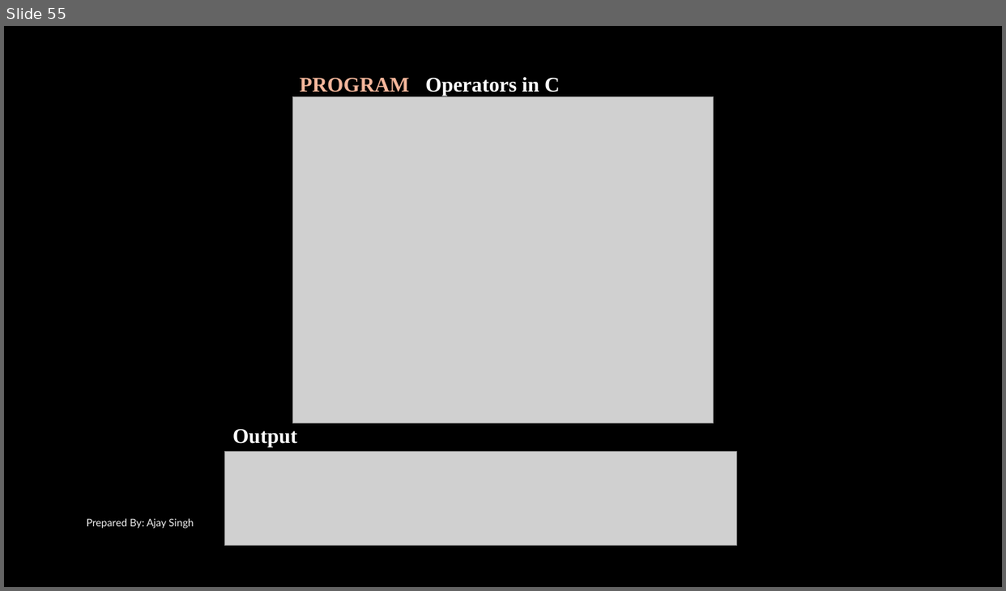
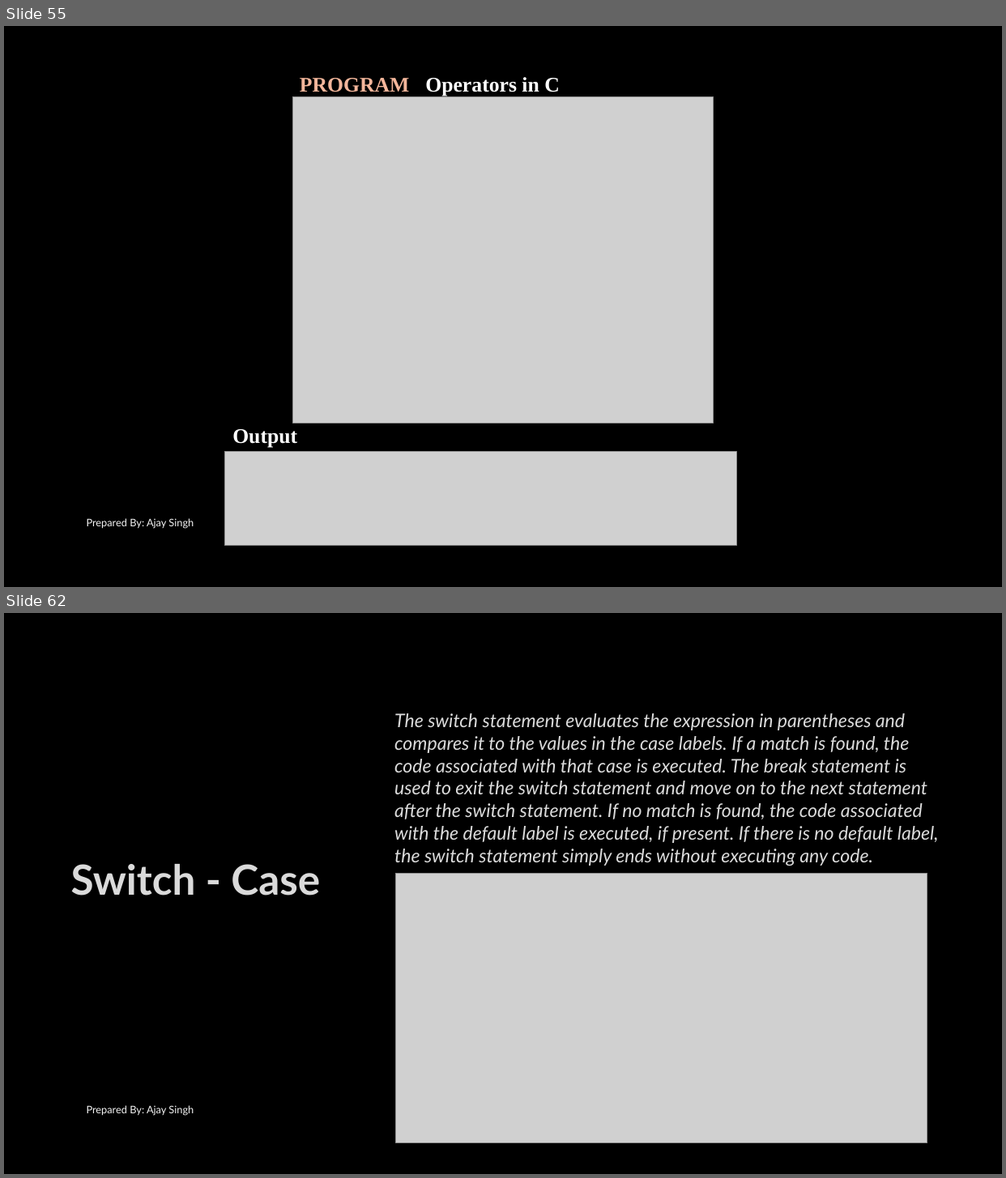
Before and after one commit to mentormaya/notes, a slide deck: assets/Computer_Science/Class_12/C_Programming_II.pptx. Shown one above the other, each under a label of ours: slide 55 before the commit, slides 55 and 62 after it; the slides between them are not shown. The pictures are 1006x591 and 1006x1178 pixels, drawn with LibreOffice and Linux fonts; fonts in the diff are those of the drawing; grey boxes stand for pictures; background and template pictures are left out. Boxes give left, top, right and bottom in pixels: in the first picture for what was removed or moved away, otherwise in the second. Text is boxed around its words. In the diff, an @@ line names an element or a change of style, - is before the commit and + after.

```diff
--- a/assets/Computer_Science/Class_12/C_Programming_II.pptx
+++ b/assets/Computer_Science/Class_12/C_Programming_II.pptx
@@ slide 62 added at [4,613,1002,1174], background picture (left out) @@
@@ text added at [394,713,939,866], 18 pt, text #DADADA, italic @@
+The switch statement evaluates the expression in parentheses and compares it to the values in the case labels. If a match is found, the code associated with that case is executed. The break statement is used to exit the switch statement and move on to the next statement after the switch statement. If no match is found, the code associated with the default label is executed, if present. If there is no default label, the switch statement simply ends without executing any code.
@@ text added at [71,864,320,896], 40 pt, text #DADADA, bold @@
+Switch - Case
@@ picture added at [395,874,927,1143] @@
@@ text added at [87,1105,194,1115], 10 pt, text #F2F2F2 @@
+Prepared By: Ajay Singh
```
Also in this commit, not shown: 50 other slides added.
